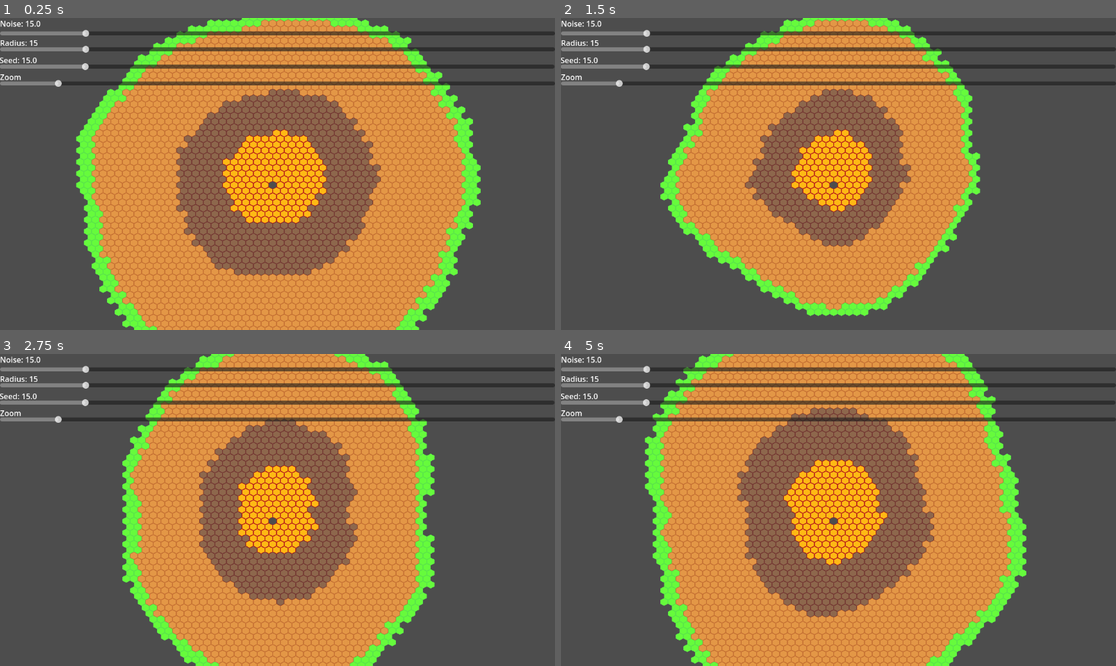
Above: before the commit, frames 1-4 (two rows, left to right).
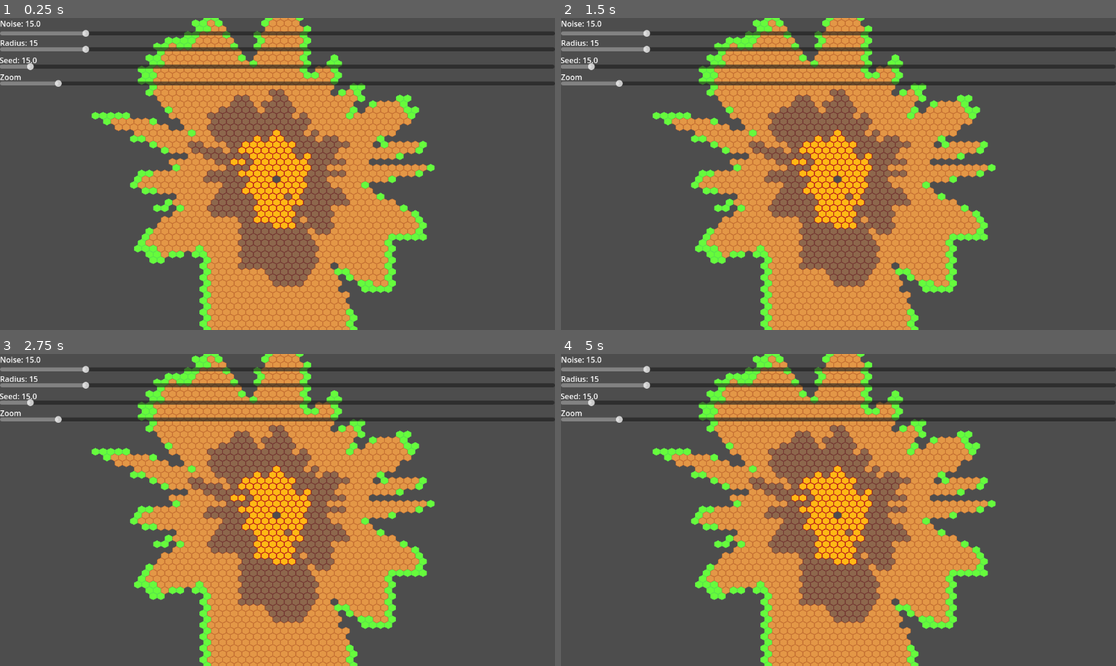
Above: after the commit, the same moments.

Repository: BielMaxBR/planet-generator
Game: Godot game, scene res://scenes/root.tscn
Two runs of this game, one before a commit and one after it. Both use one fixed random seed, a clock stepped at 60 frames per second and the inputs below. Before the commit the project starts from res://root.tscn.
Inputs:
- Up to frame 1 (0.25 s): no input
- Up to frame 2 (1.5 s): no input
- Up to frame 3 (2.75 s): no input
- Up to frame 4 (5 s): no input

The runs differ from the first frame. In frame 1, 38% of the frame differs, in the area x 4-87%, y 0-100%; in frame 2, 22%; in frame 3, 22%; in frame 4, 37%.

Commit message:
changing directories

Diff:
--- a/node_3d.tscn
+++ /dev/null
@@ -1,16 +0,0 @@
-[gd_scene load_steps=3 format=3 uid="uid://b2jb1oqg5bove"]
-
-[ext_resource type="Texture2D" uid="uid://b71ioovci82cu" path="res://text.tres" id="1_a202f"]
-
-[sub_resource type="ORMMaterial3D" id="ORMMaterial3D_noarx"]
-albedo_texture = ExtResource("1_a202f")
-texture_filter = 0
-
-[node name="Node3D" type="Node3D"]
-
-[node name="CSGSphere3D" type="CSGSphere3D" parent="."]
-cast_shadow = 0
-radial_segments = 48
-rings = 48
-smooth_faces = false
-material = SubResource("ORMMaterial3D_noarx")
--- a/project.godot
+++ b/project.godot
@@ -13,7 +13,15 @@
 config/name="areiaria"
 run/main_scene="uid://dimv7fs6awfl0"
 config/features=PackedStringArray("4.4", "GL Compatibility")
-config/icon="res://icon.svg"
+config/icon="res://sprites/icon.svg"
+
+[file_customization]
+
+folder_colors={
+"res://scenes/": "blue",
+"res://scripts/": "red",
+"res://sprites/": "green"
+}
 
 [rendering]
 
--- /dev/null
+++ b/scenes/map.tscn
@@ -0,0 +1,19 @@
+[gd_scene load_steps=5 format=3 uid="uid://ci3mudmvfnhux"]
+
+[ext_resource type="Texture2D" uid="uid://i1mbcu36e13d" path="res://sprites/atlas.png" id="1_paxxb"]
+[ext_resource type="Script" uid="uid://b0s0liltjpdgf" path="res://scripts/map.gd" id="2_gldc4"]
+
+[sub_resource type="TileSetAtlasSource" id="TileSetAtlasSource_vvh5c"]
+texture = ExtResource("1_paxxb")
+0:0/0 = 0
+1:0/0 = 0
+2:0/0 = 0
+3:0/0 = 0
+
+[sub_resource type="TileSet" id="TileSet_28aoi"]
+tile_shape = 3
+sources/0 = SubResource("TileSetAtlasSource_vvh5c")
+
+[node name="Map" type="TileMapLayer"]
+tile_set = SubResource("TileSet_28aoi")
+script = ExtResource("2_gldc4")
--- a/root.tscn
+++ b/scenes/root.tscn
@@ -1,24 +1,12 @@
-[gd_scene load_steps=5 format=3 uid="uid://dimv7fs6awfl0"]
+[gd_scene load_steps=3 format=3 uid="uid://dimv7fs6awfl0"]
 
-[ext_resource type="Script" uid="uid://c22s1eosgcvfg" path="res://root.gd" id="1_pyidc"]
-[ext_resource type="Texture2D" uid="uid://i1mbcu36e13d" path="res://atlas.png" id="2_pyidc"]
-
-[sub_resource type="TileSetAtlasSource" id="TileSetAtlasSource_vvh5c"]
-texture = ExtResource("2_pyidc")
-0:0/0 = 0
-1:0/0 = 0
-2:0/0 = 0
-3:0/0 = 0
-
-[sub_resource type="TileSet" id="TileSet_28aoi"]
-tile_shape = 3
-sources/0 = SubResource("TileSetAtlasSource_vvh5c")
+[ext_resource type="Script" uid="uid://c22s1eosgcvfg" path="res://scripts/root.gd" id="1_lrqlo"]
+[ext_resource type="PackedScene" uid="uid://ci3mudmvfnhux" path="res://scenes/map.tscn" id="2_twpsu"]
 
 [node name="Root" type="Node2D"]
-script = ExtResource("1_pyidc")
+script = ExtResource("1_lrqlo")
 
-[node name="TileMapLayer" type="TileMapLayer" parent="."]
-tile_set = SubResource("TileSet_28aoi")
+[node name="Map" parent="." instance=ExtResource("2_twpsu")]
 
 [node name="Camera2D" type="Camera2D" parent="."]
 position = Vector2(578, 321)
@@ -62,6 +50,7 @@
 offset_top = 93.0
 offset_right = 1151.0
 offset_bottom = 109.0
+max_value = 300.0
 step = 0.05
 value = 15.0
 
--- /dev/null
+++ b/scenes/test.tscn
@@ -0,0 +1,14 @@
+[gd_scene load_steps=3 format=3 uid="uid://dh55627l6uupe"]
+
+[ext_resource type="Script" uid="uid://bsfpsj60xnf4j" path="res://scripts/test.gd" id="1_bl13t"]
+[ext_resource type="PackedScene" uid="uid://ci3mudmvfnhux" path="res://scenes/map.tscn" id="1_errlg"]
+
+[node name="Test" type="Node2D"]
+script = ExtResource("1_bl13t")
+
+[node name="Map" parent="." instance=ExtResource("1_errlg")]
+offset = Vector2(12, 12)
+noise_multiplier = 11
+min_radius = 16
+seed_radius = 3
+layers = [0.25, 0.5, 0.815, 1]
--- a/root.gd
+++ b/scripts/map.gd
@@ -1,44 +1,26 @@
-extends Node2D
+extends TileMapLayer
 
-var offset = Vector2(71/2,53/2)
 var correction_factor = 12/16.0
 var gl = 0
 # todos de 0 a 100
+@export var offset = Vector2(35,26)
 @export var noise_multiplier = 15
 @export var min_radius := 15
 @export var seed_radius = 20
 # textura pré feita com noise2D, pode usar a linha de baixo caso não tenha
-@onready var texture: NoiseTexture2D = load("res://text.tres")
-#@onready var noise = texture.noise
+@onready var texture: NoiseTexture2D = load("res://sprites/text.tres")
+@onready var noise = texture.noise
 
+#@onready var noise = FastNoiseLite.new()
 @export var layers := [.25,.5,.93,1]
 
-@onready var noise = FastNoiseLite.new()
-
-func _ready() -> void:
-	$CanvasLayer/NoiseSlider.value = noise_multiplier
-	$CanvasLayer/RadiusSlider.value = min_radius
-	$CanvasLayer/SeedsSlider.value = seed_radius
-	make()
-	#noise_multiplier = 0.001
-var counter = 0
-func _process(delta: float) -> void:
-	gl += 1
-	counter += delta
-
-	#noise_multiplier += 0.003
-	if counter > 0.05:
-		make()
-		counter = 0
 func make():
 	var mint = 0
 	var maxt = 0
-	$CanvasLayer/NoiseLabel.text = "Noise: %s" % str(noise_multiplier)
-	$CanvasLayer/RadiusLabel.text = "Radius: %s" % str(min_radius)
-	$CanvasLayer/SeedLabel.text =  "Seed: %s" % str(seed_radius)
-	$TileMapLayer.clear()
+	clear()
 
-	var actual_pos = Vector2($TileMapLayer.get_surrounding_cells(Vector2.ZERO)[2])
+	#var actual_pos = Vector2($TileMapLayer.get_surrounding_cells(Vector2.ZERO)[5])
+	var actual_pos = Vector2.ZERO
 	draw(actual_pos,layers[-1])
 	var max_height = 1
 	var has_tile = true
@@ -67,9 +49,9 @@
 					draw(actual_pos,tile)
 				#else:
 					#print("no")
-				actual_pos = Vector2($TileMapLayer.get_surrounding_cells(actual_pos)[i])
+				actual_pos = Vector2(get_surrounding_cells(actual_pos)[i])
 				#await get_tree().physics_frame
-		actual_pos = Vector2($TileMapLayer.get_surrounding_cells(actual_pos)[4])
+		actual_pos = Vector2(get_surrounding_cells(actual_pos)[4])
 		max_height += 1
 	# código antigo
 	#var i = 0
@@ -94,35 +76,4 @@
 func draw(pos, tile):
 	#$TileMapLayer.set_cell($TileMapLayer.local_to_map(pos + offset),0,Vector2i(0,0))
 	#offset = Vector2(22,40)
-	$TileMapLayer.set_cell(pos + offset,0,Vector2i(tile,0))
-
-#func _draw() -> void:
-	#var i = 0
-	#while (i < 2*PI):
-		#var t = 10
-		#
-		#var pos = Vector2i((cos(i) * t) * min_radius, (sin(i) * t) * min_radius) + offset
-		#draw_circle(pos,2,Color.YELLOW)
-		#i += 0.01
-
-func change():
-	noise_multiplier = $CanvasLayer/NoiseSlider.value
-	min_radius = $CanvasLayer/RadiusSlider.value
-	seed_radius = $CanvasLayer/SeedsSlider.value
-	make()
-
-func _on_noise_slider_value_changed(value: float) -> void:
-	change()
-
-func _on_radius_slider_value_changed(value: float) -> void:
-	change()
-
-func _on_seeds_slider_value_changed(value: float) -> void:
-	change()
-
-
-func _on_zoom_slider_value_changed(value: float) -> void:
-	if value < 0.001: value = 0.1
-	var newzoom = Vector2.ONE * (value/2)
-	$Camera2D.zoom = newzoom
-	#$Camera2D.zoom = newzoom if newzoom.length() < 0.0001 else Vector2.ONE / 0.2
+	set_cell(pos + offset,0,Vector2i(tile,0))
--- /dev/null
+++ b/scripts/root.gd
@@ -0,0 +1,33 @@
+extends Node2D
+
+# 11 16 3
+func _ready() -> void:
+	$CanvasLayer/NoiseSlider.value = $Map.noise_multiplier
+	$CanvasLayer/RadiusSlider.value = $Map.min_radius
+	$CanvasLayer/SeedsSlider.value = $Map.seed_radius
+	$Map.make()
+
+func change():
+	$Map.noise_multiplier = $CanvasLayer/NoiseSlider.value
+	$Map.min_radius = $CanvasLayer/RadiusSlider.value
+	$Map.seed_radius = $CanvasLayer/SeedsSlider.value
+	$CanvasLayer/NoiseLabel.text = "Noise: %s" % str($Map.noise_multiplier)
+	$CanvasLayer/RadiusLabel.text = "Radius: %s" % str($Map.min_radius)
+	$CanvasLayer/SeedLabel.text =  "Seed: %s" % str($Map.seed_radius)
+	$Map.make()
+
+func _on_noise_slider_value_changed(value: float) -> void:
+	change()
+
+func _on_radius_slider_value_changed(value: float) -> void:
+	change()
+
+func _on_seeds_slider_value_changed(value: float) -> void:
+	change()
+
+
+func _on_zoom_slider_value_changed(value: float) -> void:
+	if value < 0.001: value = 0.1
+	var newzoom = Vector2.ONE * (value/2)
+	$Camera2D.zoom = newzoom
+	#$Camera2D.zoom = newzoom if newzoom.length() < 0.0001 else Vector2.ONE / 0.2
--- /dev/null
+++ b/scripts/test.gd
@@ -0,0 +1,5 @@
+@tool
+extends Node2D
+
+func _ready() -> void:
+	$Map.make()
--- a/test.tscn
+++ /dev/null
@@ -1,10 +0,0 @@
-[gd_scene load_steps=2 format=3 uid="uid://dh55627l6uupe"]
-
-[ext_resource type="Texture2D" uid="uid://b71ioovci82cu" path="res://text.tres" id="1_37kl0"]
-
-[node name="Test" type="Node2D"]
-
-[node name="Sprite2D" type="Sprite2D" parent="."]
-texture_filter = 1
-texture = ExtResource("1_37kl0")
-centered = false
Not shown, added: scripts/map.gd.uid
Renamed: root.gd.uid -> scripts/root.gd.uid
Not shown, added: scripts/test.gd.uid
Renamed: atlas.png -> sprites/atlas.png
Not shown, changed: sprites/atlas.png.import
Renamed: dirt.png -> sprites/dirt.png
Not shown, changed: sprites/dirt.png.import
Renamed: grass.png -> sprites/grass.png
Not shown, changed: sprites/grass.png.import
Renamed: icon.svg -> sprites/icon.svg
Not shown, changed: sprites/icon.svg.import
Renamed: nucleus.png -> sprites/nucleus.png
(and 4 more such lines)
